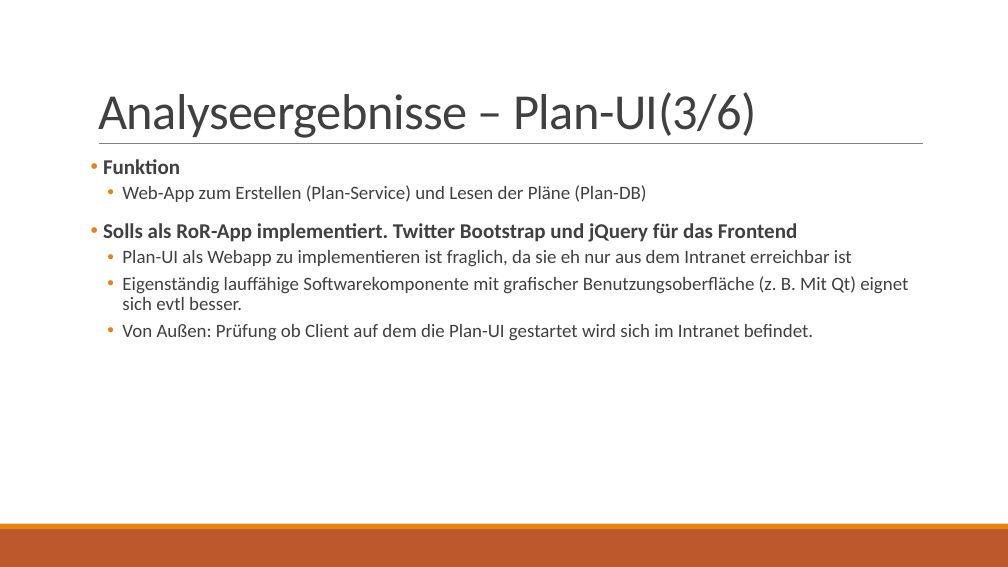
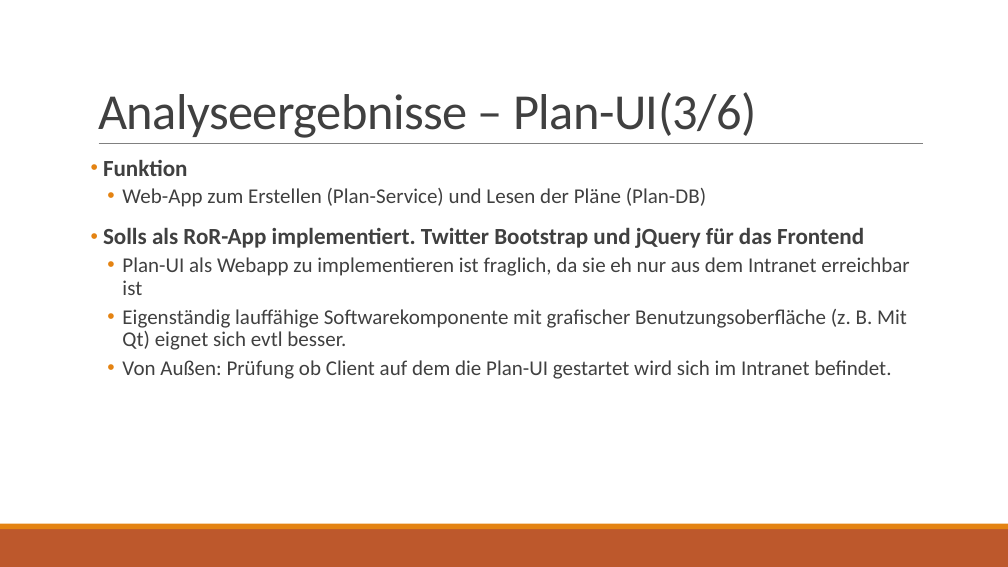
Before and after one commit to jnk111/AI_Praktikum, a slide deck: slide 4 of Aufgaben/P4/Loesung/Wochenplansoftware - Architekturbewertung.pptx. Drawn at 1008x567 pixels with LibreOffice and Linux fonts; fonts in the diff are those of the drawing. Boxes give left, top, right and bottom in pixels: in the first picture for what was removed or moved away, otherwise in the second. Text is boxed around its words. In the diff, an @@ line names an element or a change of style, - is before the commit and + after.

```diff
--- a/Aufgaben/P4/Loesung/Wochenplansoftware - Architekturbewertung.pptx
+++ b/Aufgaben/P4/Loesung/Wochenplansoftware - Architekturbewertung.pptx
@@ text "Funktion" at [103,160,909,379]: size 20 to 22 pt in "Funktion", "Solls als RoR-App implementiert. Twitter Bootstrap und ..."; size 18 to 20 pt in "Web-App zum Erstellen (Plan-Service) und Lesen der ...", "Plan-UI als Webapp zu implementieren ist fraglich, ...", "Eigenständig lauffähige Softwarekomponente mit grafischer Be ...", "Von Außen: Prüfung ob Client auf dem ..." @@
```
Also in this commit, not shown: 8 other slides changed, 2 slides added, 1 other file.
